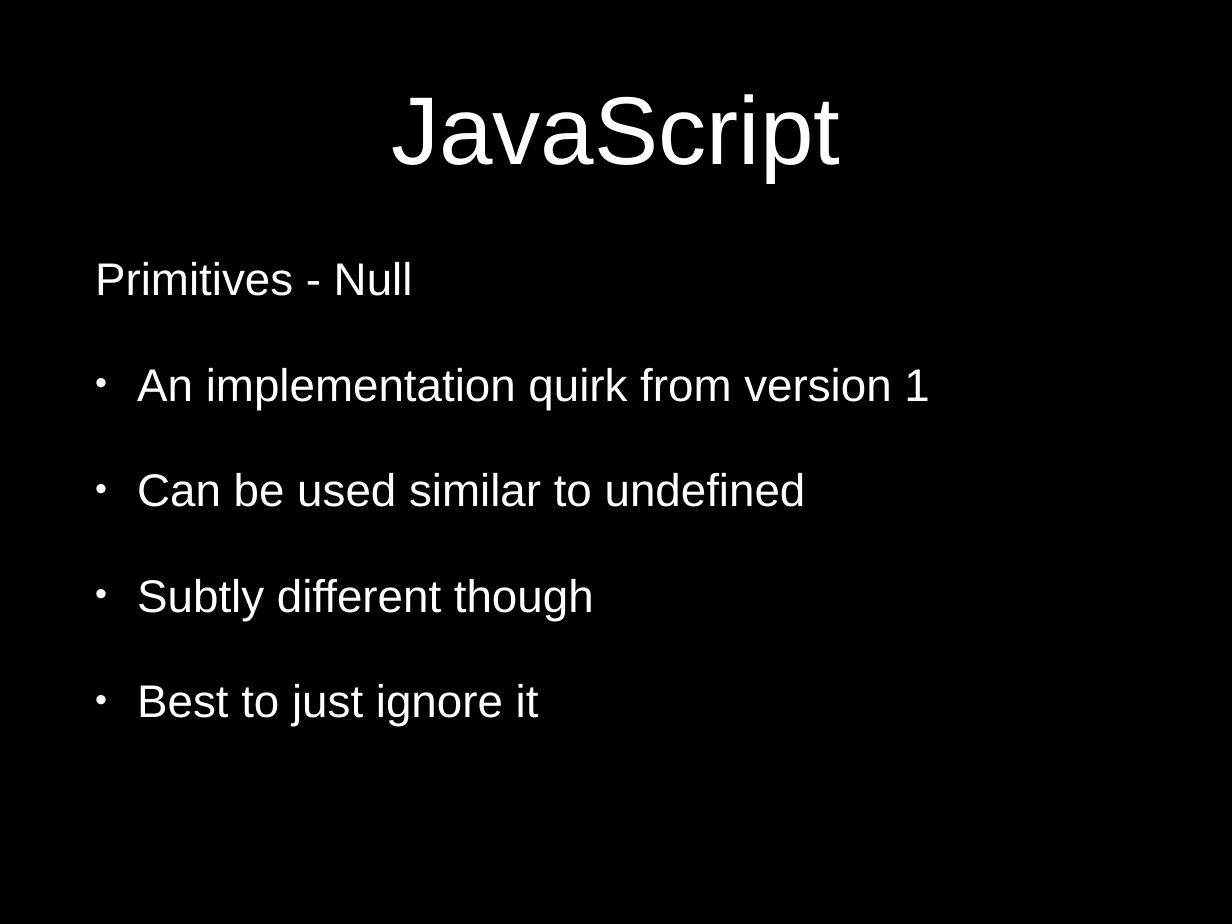
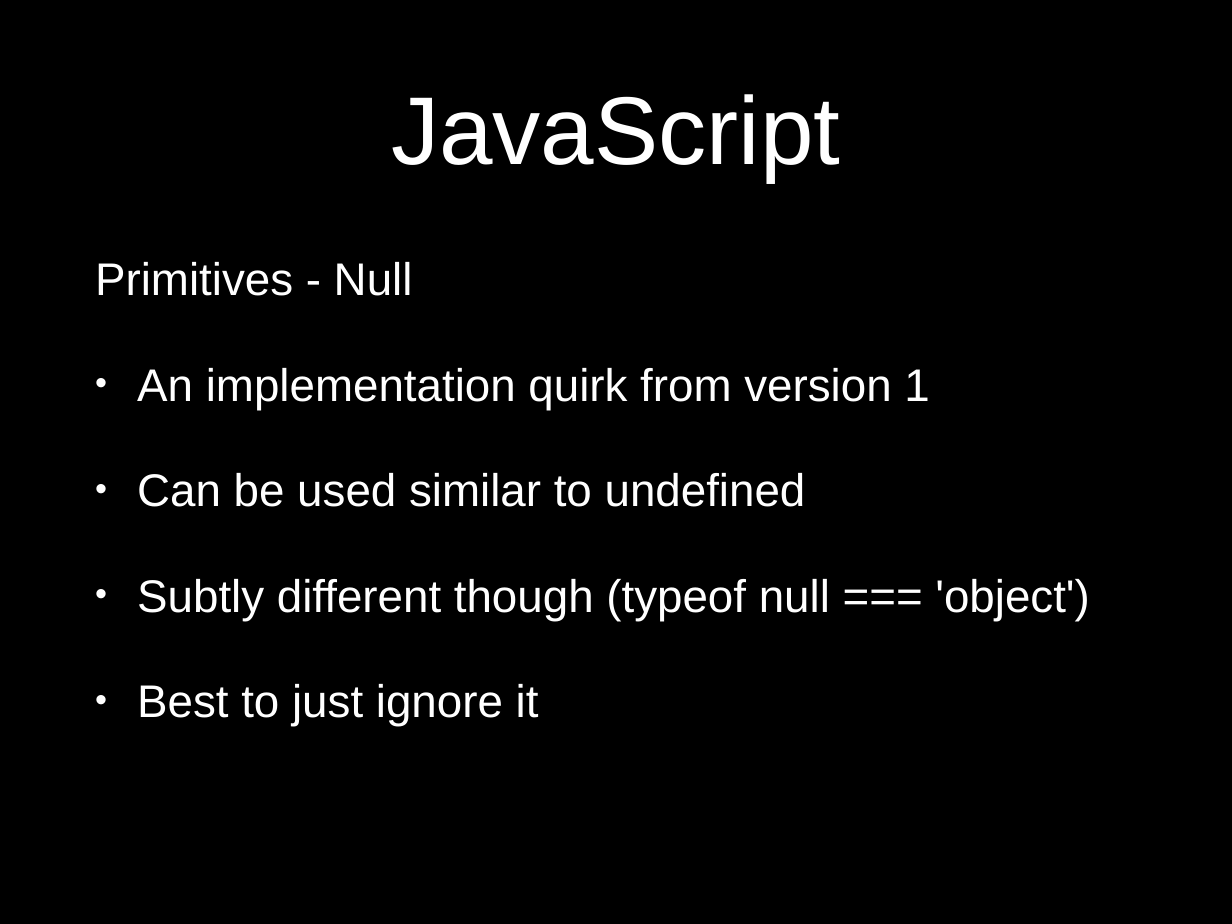
Before and after one commit to eliasjames/training-web-dev, a slide deck: slide 54 of intro-to-web-dev/slides/powerpoint/day2.pptx (slide 52 before the commit). Drawn at 1232x924 pixels with LibreOffice and Linux fonts; fonts in the diff are those of the drawing. Boxes give left, top, right and bottom in pixels: in the first picture for what was removed or moved away, otherwise in the second. Text is boxed around its words. In the diff, an @@ line names an element or a change of style, - is before the commit and + after.

```diff
--- a/intro-to-web-dev/slides/powerpoint/day2.pptx
+++ b/intro-to-web-dev/slides/powerpoint/day2.pptx
@@ text at (137,579,1090,621): text changed @@
-• Subtly different though
+• Subtly different though (typeof null === 'object')
```
Also in this commit, not shown: 15 other slides changed, 8 slides added, 4 slides removed.
